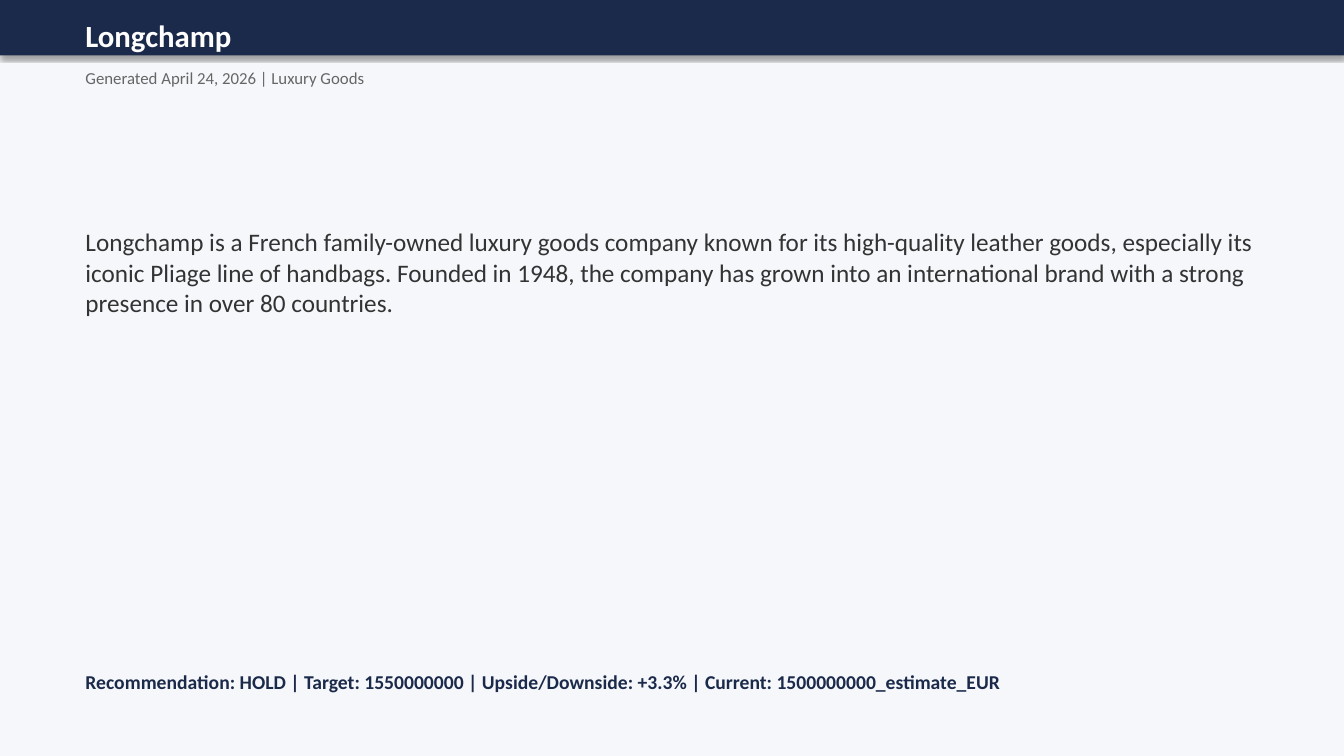
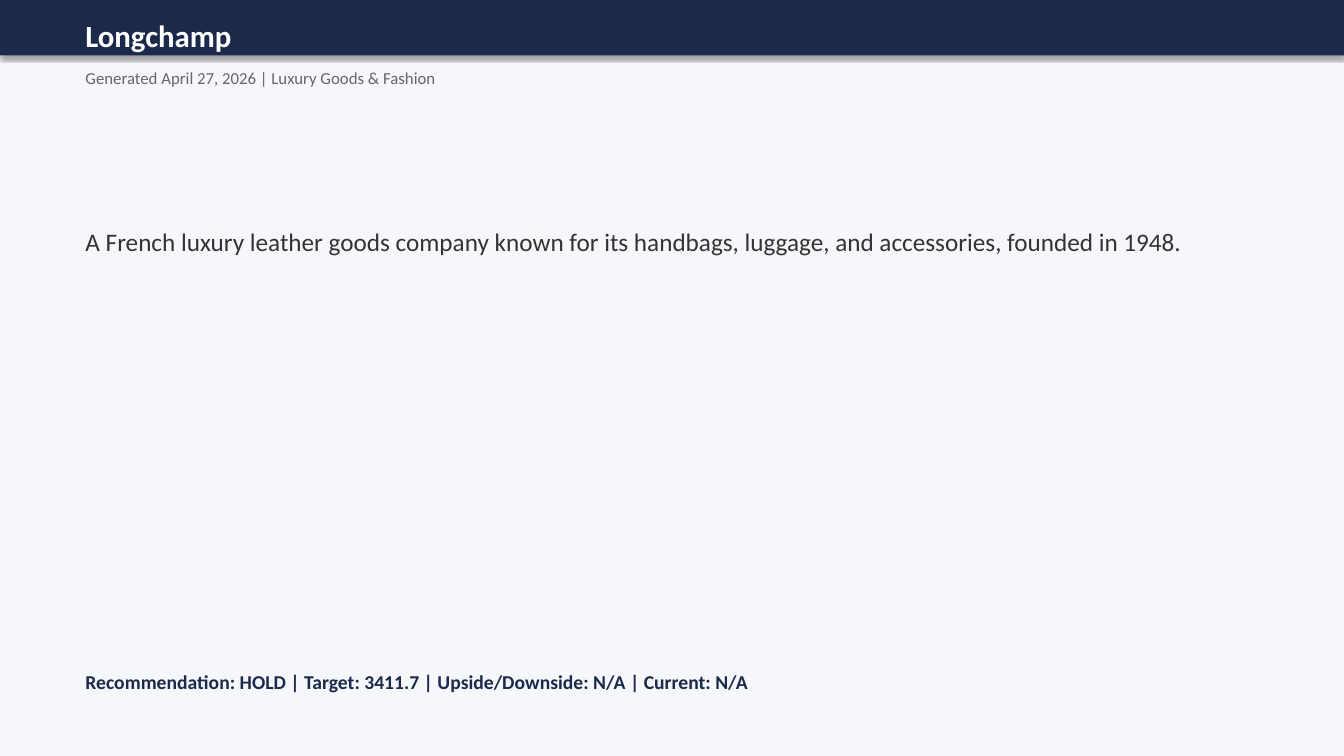
Before and after one commit to 98Rico/GoldRogerM-A, a slide deck: slide 1 of outputs/Longchamp_analysis.pptx. Drawn at 1344x756 pixels with LibreOffice and Linux fonts; fonts in the diff are those of the drawing. Boxes give left, top, right and bottom in pixels: in the first picture for what was removed or moved away, otherwise in the second. Text is boxed around its words. In the diff, an @@ line names an element or a change of style, - is before the commit and + after.

```diff
--- a/outputs/Longchamp_analysis.pptx
+++ b/outputs/Longchamp_analysis.pptx
@@ text at bbox=[85, 72, 435, 87]: text changed @@
-Generated April 24, 2026 | Luxury Goods
+Generated April 27, 2026 | Luxury Goods & Fashion
@@ text at bbox=[85, 233, 1180, 256]: text changed @@
-Longchamp is a French family-owned luxury goods company known for its high-quality leather goods, especially its iconic Pliage line of handbags. Founded in 1948, the company has grown into an international brand with a strong presence in over 80 countries.
+A French luxury leather goods company known for its handbags, luggage, and accessories, founded in 1948.
@@ text at bbox=[85, 675, 747, 693]: text changed @@
-Recommendation: HOLD | Target: 1550000000 | Upside/Downside: +3.3% | Current: 1500000000_estimate_EUR
+Recommendation: HOLD | Target: 3411.7 | Upside/Downside: N/A | Current: N/A
```
Also in this commit, not shown: 6 other slides changed, 3 slides added, 3 other files.
